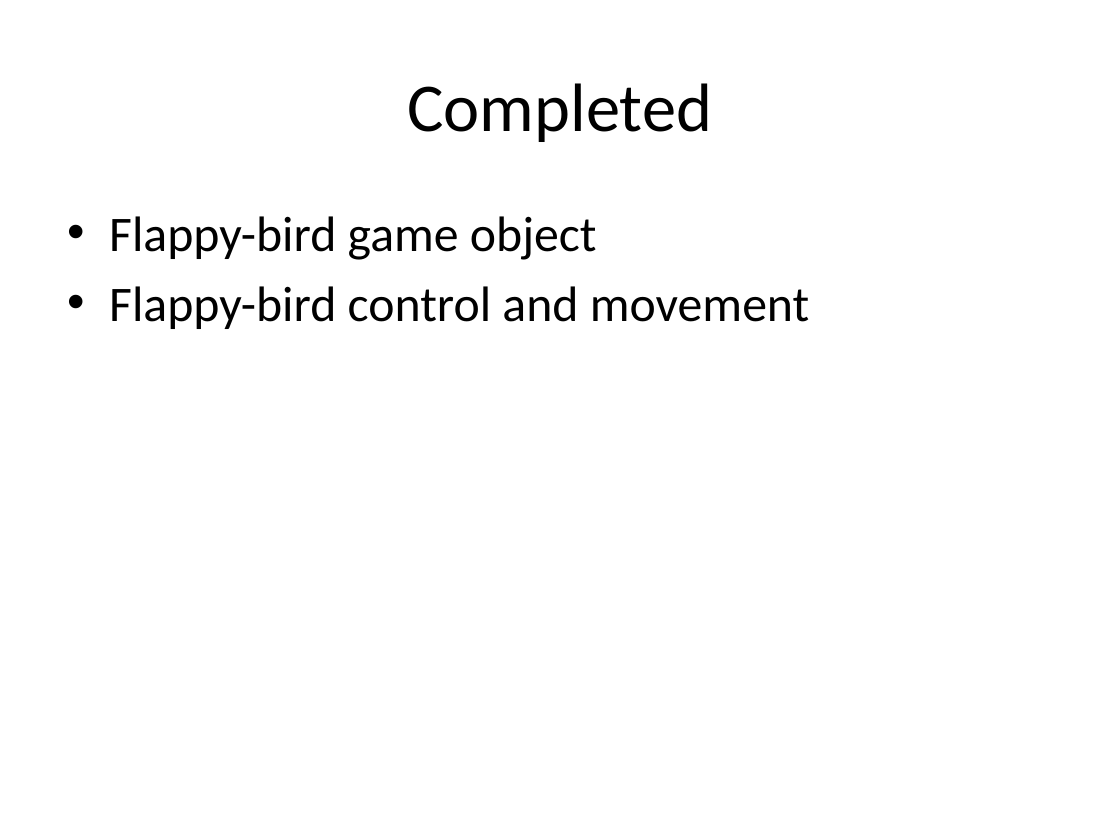
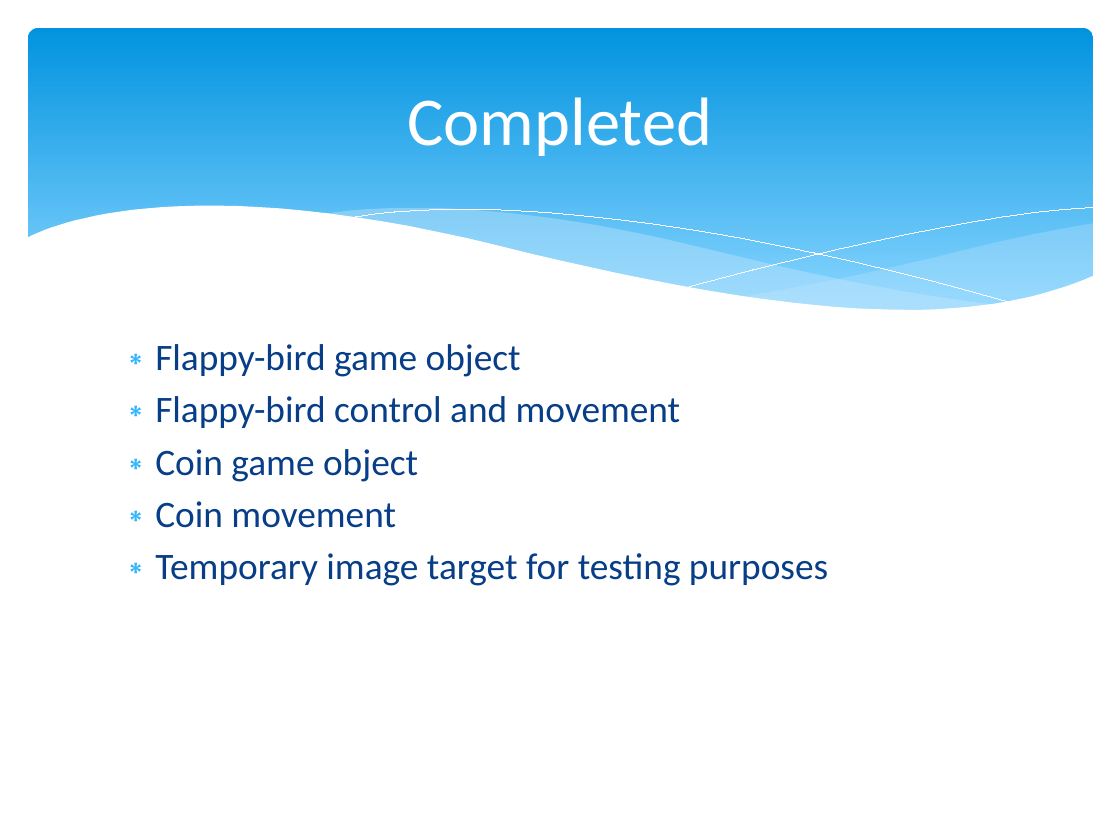
Before and after one commit to jpf2141/FlappyBird3D, a slide deck: slide 4 of progressreport1.pptx. Drawn at 1120x840 pixels with LibreOffice and Linux fonts; fonts in the diff are those of the drawing. Boxes give left, top, right and bottom in pixels: in the first picture for what was removed or moved away, otherwise in the second. Text is boxed around its words. In the diff, an @@ line names an element or a change of style, - is before the commit and + after.

```diff
--- a/progressreport1.pptx
+++ b/progressreport1.pptx
@@ rounded rectangle added at bbox=[28, 28, 1093, 330], fill gradient #0293E0 to #83D3FE @@
@@ title "Completed": place and size @@
-title "Completed" at bbox=[407, 83, 712, 142]
+title "Completed" at bbox=[407, 97, 712, 156]
@@ title "Completed" at bbox=[407, 97, 712, 156]: text colour #000000 to #FFFFFF @@
@@ group added at bbox=[26, 206, 1094, 368]: 5 freeform shapes @@
@@ text "Flappy-bird game object": place and size @@
-text "Flappy-bird game object" at bbox=[109, 216, 809, 329]
+text "Flappy-bird game object" at bbox=[155, 344, 828, 586]
@@ text at bbox=[155, 344, 681, 428]: size 32 to 24 pt, text colour #000000 to #073E87 in "Flappy-bird game object", "Flappy-bird control and movement"; bullet • to ∗; less space between paragraphs @@
@@ text at bbox=[155, 449, 828, 586]: paragraphs added @@
+∗ Coin game object
+∗ Coin movement
+∗ Temporary image target for testing purposes
```
Also in this commit, not shown: 4 other slides changed, 1 other file.
